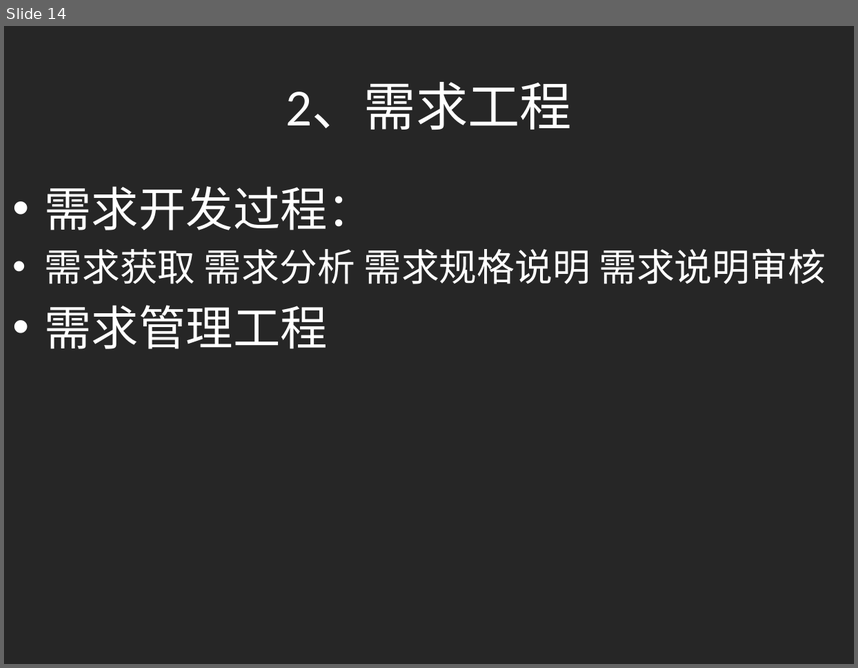
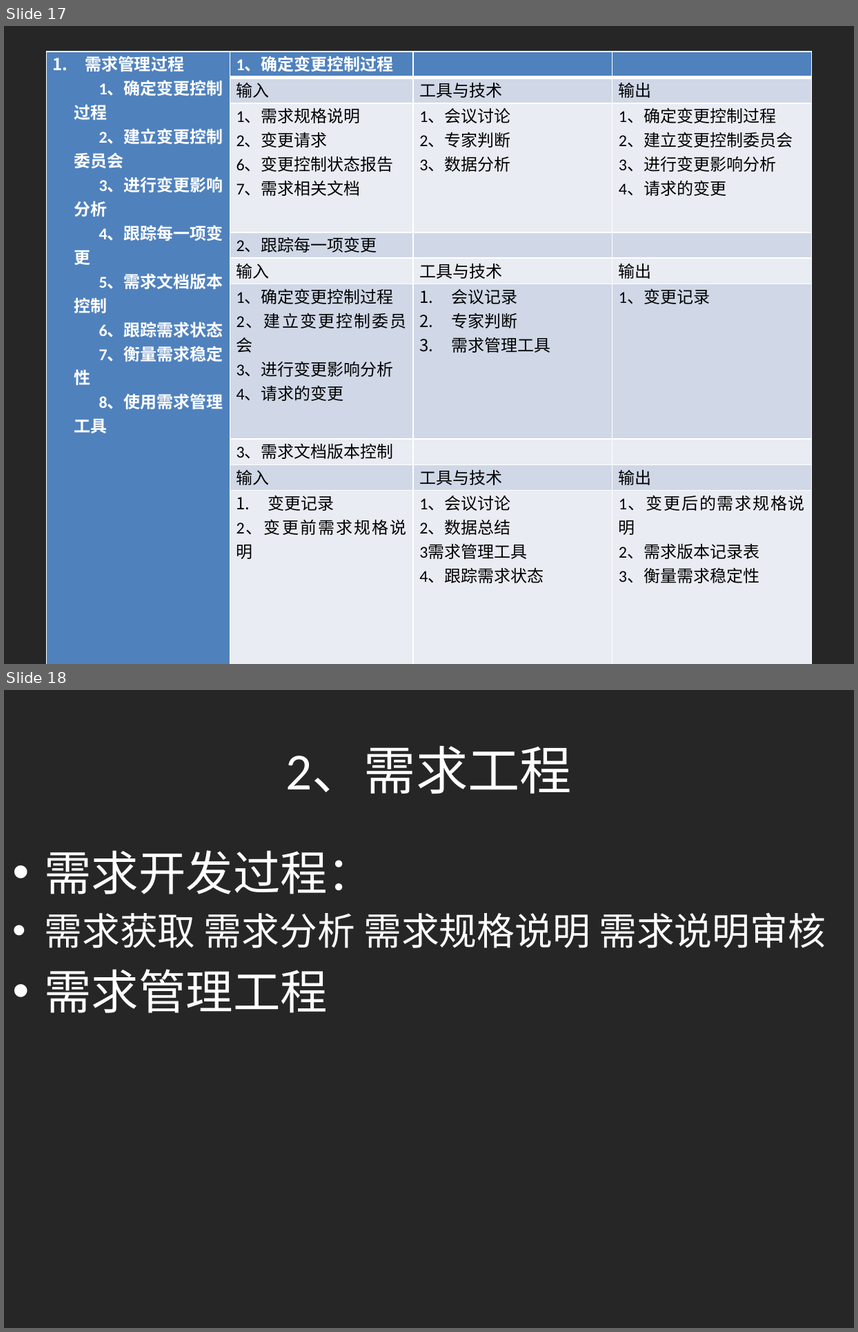
Before and after one commit to shangzhaoxiaozi/PRD-21, a slide deck: PRD-21-C2/非受控文档/本周提交文档/需求工程计划.pptx. Shown one above the other, each under a label of ours: slide 14 before the commit, slides 17 and 18 after it. The pictures are 858x668 and 858x1332 pixels, drawn with LibreOffice and Linux fonts; fonts in the diff are those of the drawing. Boxes give left, top, right and bottom in pixels: in the first picture for what was removed or moved away, otherwise in the second. Text is boxed around its words. In the diff, an @@ line names an element or a change of style, - is before the commit and + after.

```diff
--- a/PRD-21-C2/非受控文档/本周提交文档/需求工程计划.pptx
+++ b/PRD-21-C2/非受控文档/本周提交文档/需求工程计划.pptx
@@ slide 17 added at bbox=[4, 26, 854, 664], background #262626 @@
@@ table added at bbox=[47, 52, 811, 619], 9 rows, 4 columns @@
+需求管理过程 / 1、确定变更控制过程 / 2、建立变更控制委员会 / 3、进行变更影响分析 / 4、跟踪每一项变更 / 5、需求文档版本控制 / 6、跟踪需求状态 / 7、衡量需求稳定性 / 8、使用需求管理工具 | 1、确定变更控制过程 |  | 
+ | 输入 | 工具与技术 | 输出
+ | 1、需求规格说明 / 2、变更请求 / 6、变更控制状态报告 / 7、需求相关文档 | 1、会议讨论 / 2、专家判断 / 3、数据分析 | 1、确定变更控制过程 / 2、建立变更控制委员会 / 3、进行变更影响分析 / 4、请求的变更
+ | 2、跟踪每一项变更 |  | 
+ | 输入 | 工具与技术 | 输出
+ | 1、确定变更控制过程 / 2、建立变更控制委员会 / 3、进行变更影响分析 / 4、请求的变更 | 会议记录 / 专家判断 / 需求管理工具 | 1、变更记录
+ | 3、需求文档版本控制 |  | 
+ | 输入 | 工具与技术 | 输出
+ | 变更记录 / 2、变更前需求规格说明 | 1、会议讨论 / 2、数据总结 / 3需求管理工具 / 4、跟踪需求状态 | 1、变更后的需求规格说明 / 2、需求版本记录表 / 3、衡量需求稳定性
@@ what was slide 14 is now slide 18 @@
```
Also in this commit, not shown: 2 slides changed, 3 other slides added.
